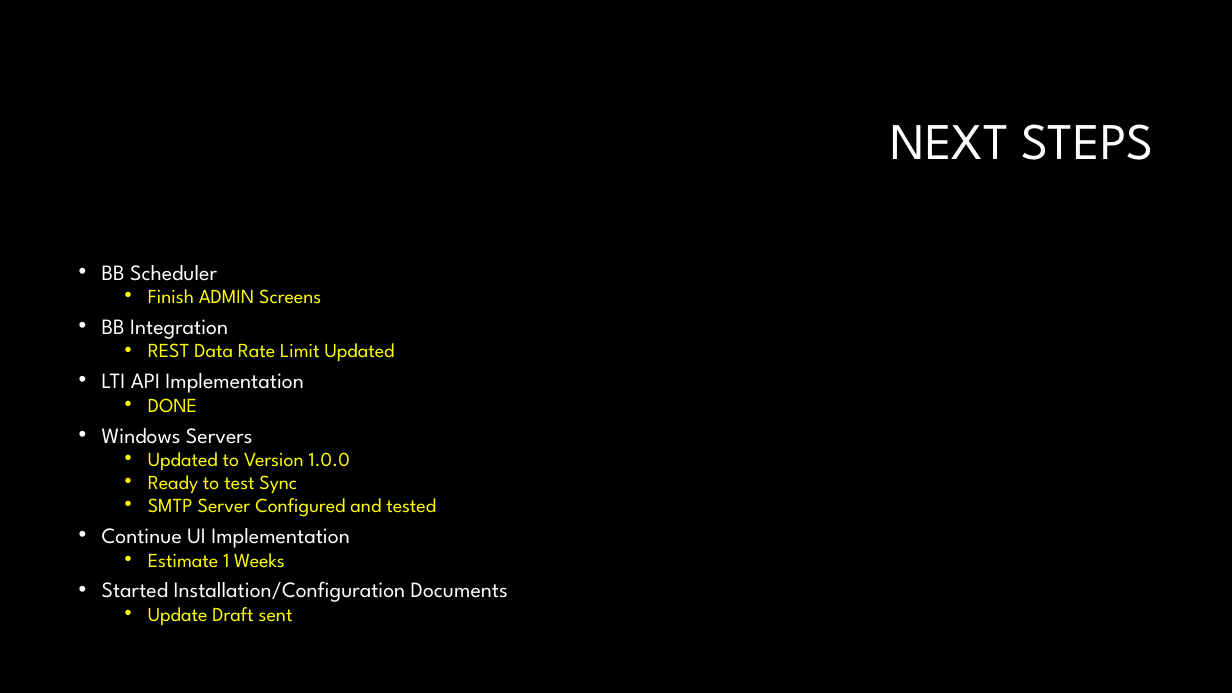
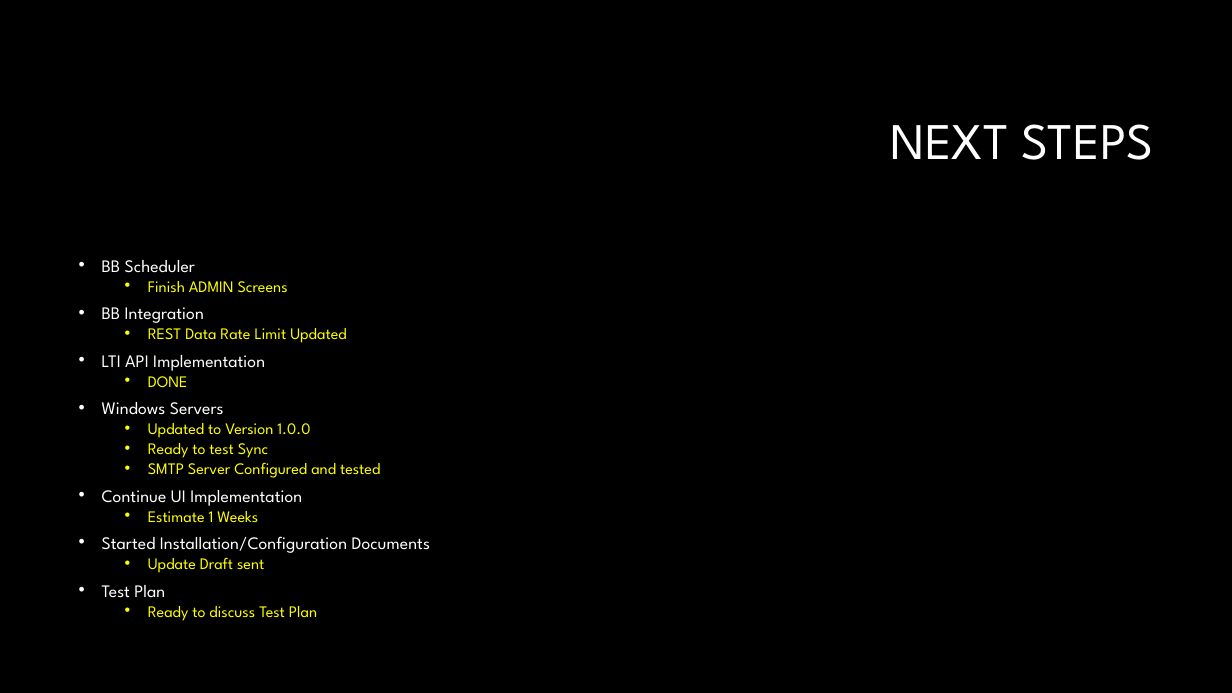
Before and after one commit to joefavero/WaukeshaBBScheduler, a slide deck: slide 10 of docs/Waukesha Week 13.pptx. Drawn at 1232x693 pixels with LibreOffice and Linux fonts; fonts in the diff are those of the drawing; background and template pictures are left out. Boxes give left, top, right and bottom in pixels: in the first picture for what was removed or moved away, otherwise in the second. Text is boxed around its words. In the diff, an @@ line names an element or a change of style, - is before the commit and + after.

```diff
--- a/docs/Waukesha Week 13.pptx
+++ b/docs/Waukesha Week 13.pptx
@@ text at box(102, 260, 430, 573): size 17.1 to 13.8 pt in "BB Scheduler", "BB Integration", "LTI API Implementation", "Windows Servers" and 2 more places; size 15.5 to 12.5 pt in "Finish ADMIN Screens", "REST Data Rate Limit Updated", "DONE", "Updated to Version 1.0.0" and 4 more places @@
@@ text at box(102, 585, 317, 621): paragraphs added @@
+• Test Plan
+  • Ready to discuss Test Plan
```
Also in this commit, not shown: 4 other slides changed, 4 other files.
